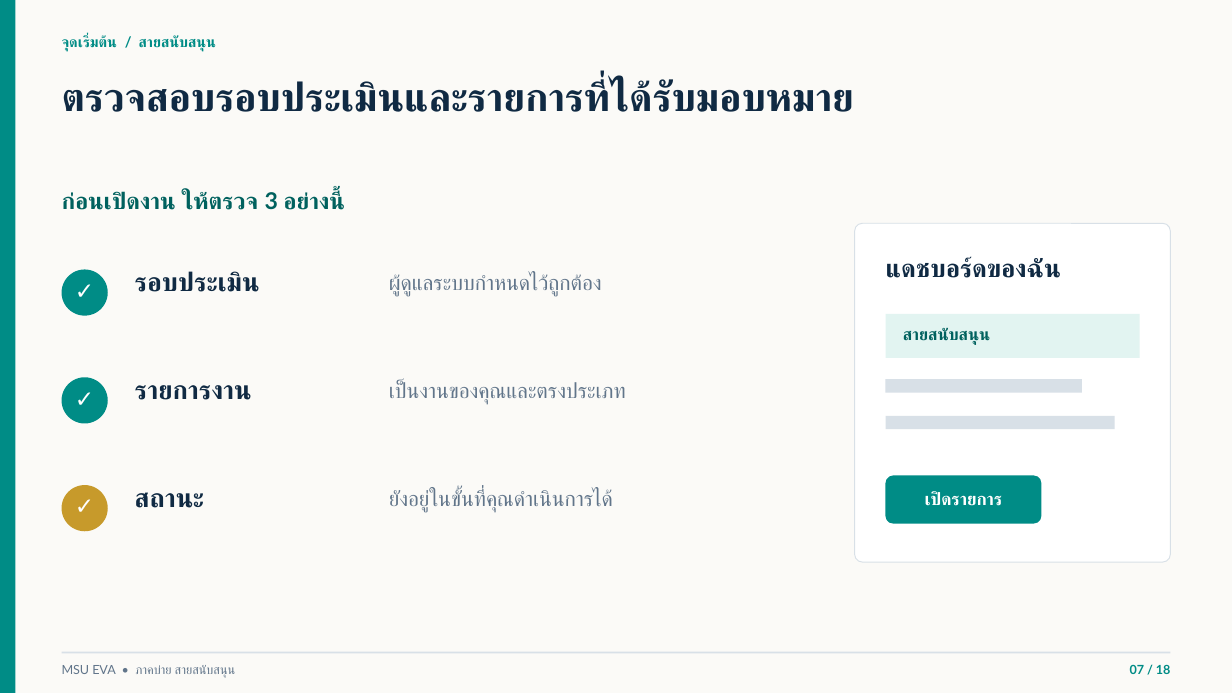
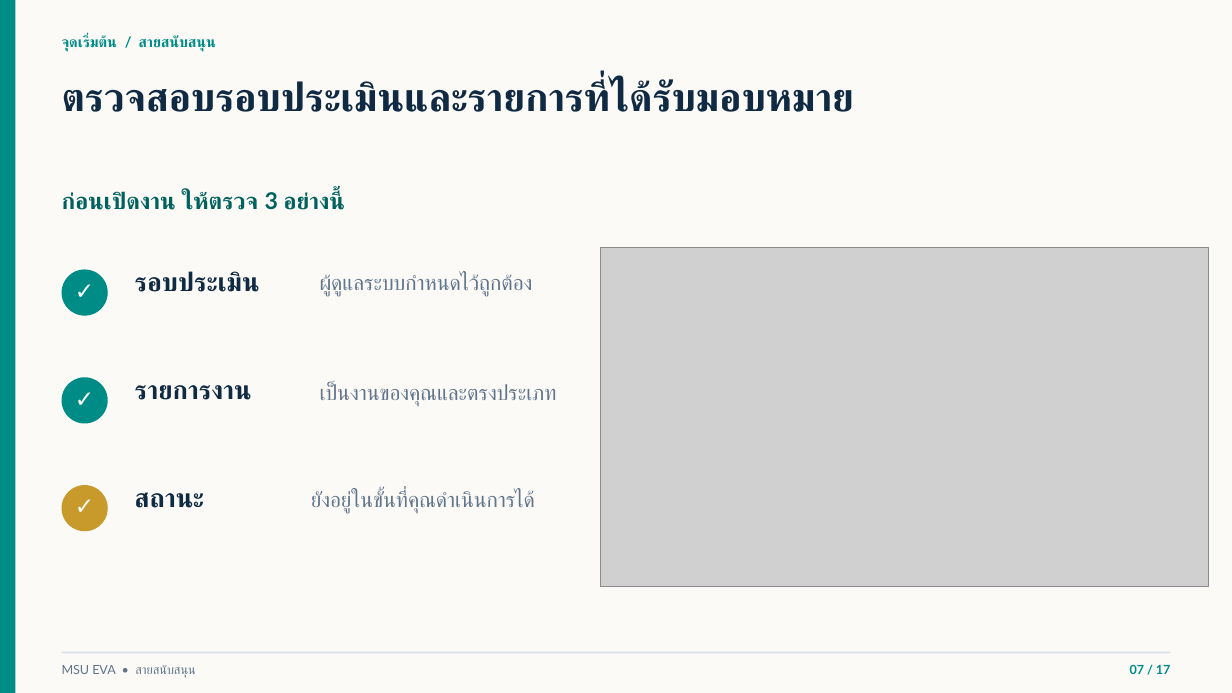
Before and after one commit to issenkku/issenkku-msu_eva-pass2, a slide deck: slide 7 of docs/MSU-EVA-อบรมสายสนับสนุน-ฉบับวิทยากร.pptx. Drawn at 1232x693 pixels with LibreOffice and Linux fonts; fonts in the diff are those of the drawing; grey boxes stand for pictures; background and template pictures are left out. Boxes give left, top, right and bottom in pixels: in the first picture for what was removed or moved away, otherwise in the second. Text is boxed around its words. In the diff, an @@ line names an element or a change of style, - is before the commit and + after.

```diff
--- a/docs/MSU-EVA-อบรมสายสนับสนุน-ฉบับวิทยากร.pptx
+++ b/docs/MSU-EVA-อบรมสายสนับสนุน-ฉบับวิทยากร.pptx
@@ rounded rectangle removed at (855,224,1171,563) @@
@@ picture added at (601,248,1209,587) @@
@@ text removed at (886,258,1061,278) @@
-แดชบอร์ดของฉัน
@@ text "ผู้ดูแลระบบกำหนดไว้ถูกต้อง": place and size @@
-text "ผู้ดูแลระบบกำหนดไว้ถูกต้อง" at (389,274,602,297)
+text "ผู้ดูแลระบบกำหนดไว้ถูกต้อง" at (320,274,533,297)
@@ rectangle removed at (885,314,1140,359) @@
@@ text removed at (903,328,990,345) @@
-สายสนับสนุน
@@ text "เป็นงานของคุณและตรงประเภท": place and size @@
-text "เป็นงานของคุณและตรงประเภท" at (389,381,626,404)
+text "เป็นงานของคุณและตรงประเภท" at (320,383,557,406)
@@ rectangle removed at (885,379,1081,393) @@
@@ rectangle removed at (885,416,1115,430) @@
@@ rounded rectangle removed at (885,476,1042,524) @@
@@ text "ยังอยู่ในขั้นที่คุณดำเนินการได้": place and size @@
-text "ยังอยู่ในขั้นที่คุณดำเนินการได้" at (389,489,613,512)
+text "ยังอยู่ในขั้นที่คุณดำเนินการได้" at (311,490,535,513)
@@ text removed at (925,492,1002,506) @@
-เปิดรายการ
@@ text at (62,665,196,678): text changed @@
-MSU EVA • ภาคบ่าย สายสนับสนุน
+MSU EVA • สายสนับสนุน
@@ text at (1130,665,1171,674): text changed @@
-07 / 18
+07 / 17
```
Also in this commit, not shown: 16 other slides changed, 1 slide removed, 8 other files.
